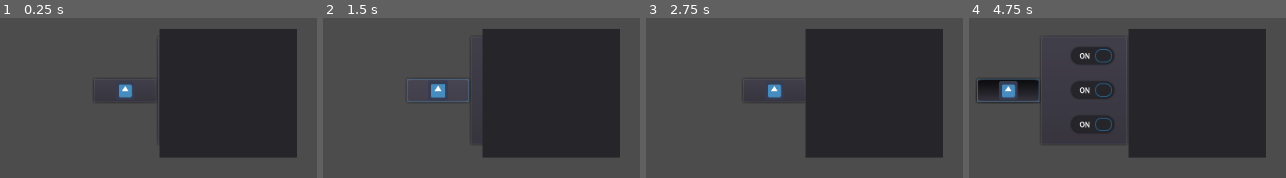
Above: before the commit, frames 1-4 (left to right).
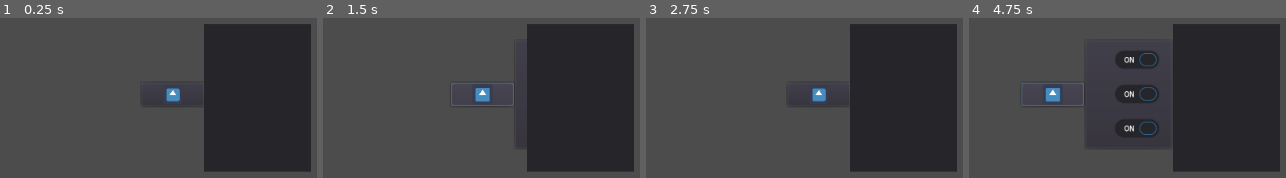
Above: after the commit, the same moments.

Repository: abderrahman504/Godot-custom-classes
Game: Godot game, scene res://Control Testing Ground.tscn
The game is run twice, just before and just after one commit, with the same random seed, the same clock (stepped at 60 frames per second) and the same inputs. The project has no main scene, so this scene is started directly. The engine's default icon, where the game draws it, is replaced by a stand-in: a white triangle on a blue panel in a dark square.
Inputs (mouse positions are in pixels of both pictures, inside the frame that each line leads up to; where the layout moved, square brackets give the same spot in the first picture):
- Up to frame 1 (0.25 s): no input
- Up to frame 2 (1.5 s): click (497, 94) [449, 90] at 0.5 s; click (405, 94) [361, 90] at 1.25 s
- Up to frame 3 (2.75 s): click (893, 59) [848, 56] at 2 s
- Up to frame 4 (4.75 s): click (1216, 94) [1171, 90] at 2.75 s; click (1216, 128) [1171, 125] at 3.5 s; click (1143, 94) [1095, 90] at 4.25 s

The runs differ from the first frame. In frame 1, 19% of the frame differs, in the area x 37-99%, y 3-97%; in frame 2, 19%; in frame 3, 18%; in frame 4, 21%, in the area x 2-99%, y 3-97%.

Commit message:
Allow drawer to open either to the outside of parent or the inside

Diff:
--- a/Control Testing Ground.tscn
+++ b/Control Testing Ground.tscn
@@ -6,26 +6,27 @@
 anchor_right = 1.0
 anchor_bottom = 1.0
 
-[node name="Panel" type="Panel" parent="."]
-margin_left = 377.0
-margin_top = 187.0
-margin_right = 553.0
-margin_bottom = 352.0
+[node name="Control2" type="Panel" parent="."]
+anchor_right = 1.0
+anchor_bottom = 1.0
+margin_left = 434.0
+margin_top = 181.0
+margin_right = -453.0
+margin_bottom = -230.0
 
-[node name="DrawerContainer" type="PanelContainer" parent="Panel"]
-show_behind_parent = true
-margin_left = -160.0
-margin_top = 8.0
-margin_right = -46.0
-margin_bottom = 150.0
+[node name="DrawerContainer" type="PanelContainer" parent="Control2"]
+margin_left = 12.0
+margin_top = 19.0
+margin_right = 126.0
+margin_bottom = 161.0
 script = ExtResource( 1 )
 __meta__ = {
 "_edit_group_": true
 }
-attachmentDirection = 2
+openToDirection = 3
 handleSize = Vector2( 80, 30 )
 
-[node name="VBoxContainer" type="VBoxContainer" parent="Panel/DrawerContainer"]
+[node name="VBoxContainer" type="VBoxContainer" parent="Control2/DrawerContainer"]
 margin_left = 7.0
 margin_top = 7.0
 margin_right = 107.0
@@ -34,16 +35,16 @@
 "_edit_group_": true
 }
 
-[node name="CheckButton" type="CheckButton" parent="Panel/DrawerContainer/VBoxContainer"]
+[node name="CheckButton" type="CheckButton" parent="Control2/DrawerContainer/VBoxContainer"]
 margin_right = 100.0
 margin_bottom = 40.0
 
-[node name="CheckButton2" type="CheckButton" parent="Panel/DrawerContainer/VBoxContainer"]
+[node name="CheckButton2" type="CheckButton" parent="Control2/DrawerContainer/VBoxContainer"]
 margin_top = 44.0
 margin_right = 100.0
 margin_bottom = 84.0
 
-[node name="CheckButton3" type="CheckButton" parent="Panel/DrawerContainer/VBoxContainer"]
+[node name="CheckButton3" type="CheckButton" parent="Control2/DrawerContainer/VBoxContainer"]
 margin_top = 88.0
 margin_right = 100.0
 margin_bottom = 128.0
--- a/UI/DrawerContainer.gd
+++ b/UI/DrawerContainer.gd
@@ -10,9 +10,10 @@
 #For simplicity, postpone drag mode and hide child control on drawer close
 
 
-enum AttachDirection {NORTH, SOUTH, EAST, WEST}
+enum Direction {NORTH, SOUTH, EAST, WEST}
 var handle: BaseButton
-export (AttachDirection) var attachmentDirection: int
+export (Direction) var openToDirection: int
+export (bool) var attachFromInside: bool
 export (Vector2) var handleSize: Vector2 = Vector2(70, 30)
 export (bool) var isOpen: bool
 var moving: bool = false
@@ -21,14 +22,15 @@
 func _init():
 	handle = Button.new()
 	handle.icon = load("res://icon.png")
-	handle.toggle_mode = true
+	handle.toggle_mode = false
 	handle.icon_align = Button.ALIGN_CENTER
 	handle.expand_icon = true
 	add_child(handle)
 	handle.connect("button_up", self, "on_handle_pressed")
 
 func _ready():
-	adjust_position()
+	call_deferred("adjust_position", false)
+	show_behind_parent = not attachFromInside
 
 
 
@@ -40,56 +42,84 @@
 #		fit_child_in_rect(c, Rect2(Vector2.ZERO, rect_size))
 
 	var handlePosition: Vector2 = Vector2(0.5*rect_size.x, 0.5*rect_size.y)
-	match attachmentDirection:
-		AttachDirection.SOUTH:
+	match openToDirection:
+		Direction.NORTH:
 			handlePosition.y -= handleSize.y + 0.5*rect_size.y
 			handlePosition.x -= 0.5*handleSize.x
-		AttachDirection.NORTH:
+		Direction.SOUTH:
 			handlePosition.y += 0.5*rect_size.y
 			handlePosition.x -= 0.5*handleSize.x
-		AttachDirection.WEST:
+		Direction.EAST:
 			handlePosition.x += 0.5*rect_size.x
 			handlePosition.y -= 0.5*handleSize.y
-		_:#EAST
+		_:#WEST
 			handlePosition.x -= 0.5*rect_size.x + handleSize.x
 			handlePosition.y -= 0.5*handleSize.y
 	fit_child_in_rect(handle, Rect2(handlePosition, handleSize))
 
 
-func adjust_position() -> void:
+func adjust_position(smoothTrans: bool) -> void:
 	if moving: return
 	var parent: Control = get_parent()
 	var targetPosition: Vector2
+	var parentBottomY := parent.rect_size.y
+	var parentTopY := 0
+	var parentLeftX := 0
+	var parentRightX := parent.rect_size.x
 
-	match attachmentDirection:
-		AttachDirection.NORTH:
-			var parentBottomY: float = parent.rect_size.y #Bottom left
-			if isOpen:
-				targetPosition = Vector2(rect_position.x, parentBottomY)
+
+	match openToDirection:
+		Direction.SOUTH:
+			if attachFromInside:
+				if isOpen:
+					targetPosition = Vector2(rect_position.x, parentTopY)
+				else:
+					targetPosition = Vector2(rect_position.x, parentTopY - rect_size.y)
 			else:
-				targetPosition = Vector2(rect_position.x, parentBottomY - rect_size.y)
+				if isOpen:
+					targetPosition = Vector2(rect_position.x, parentBottomY)
+				else:
+					targetPosition = Vector2(rect_position.x, parentBottomY - rect_size.y)
 
-		AttachDirection.SOUTH:
-			var parentTopY := 0
-			if isOpen:
-				targetPosition = Vector2(rect_position.x, parentTopY - rect_size.y)
+		Direction.NORTH:
+			if attachFromInside:
+				if isOpen:
+					targetPosition = Vector2(rect_position.x, parentBottomY - rect_size.y)
+				else:
+					targetPosition = Vector2(rect_position.x, parentBottomY)
 			else:
-				targetPosition = Vector2(rect_position.x, parentTopY)
+				if isOpen:
+					targetPosition = Vector2(rect_position.x, parentTopY - rect_size.y)
+				else:
+					targetPosition = Vector2(rect_position.x, parentTopY)
 
-		AttachDirection.EAST:
-			var parentLeftX := 0
-			if isOpen:
-				targetPosition = Vector2(parentLeftX - rect_size.x, rect_position.y)
+		Direction.WEST:
+			if attachFromInside:
+				if isOpen:
+					targetPosition = Vector2(parentRightX - rect_size.x, rect_position.y)
+				else:
+					targetPosition = Vector2(parentRightX, rect_position.y)
 			else:
-				targetPosition = Vector2(parentLeftX, rect_position.y)
+				if isOpen:
+					targetPosition = Vector2(parentLeftX - rect_size.x, rect_position.y)
+				else:
+					targetPosition = Vector2(parentLeftX, rect_position.y)
 
-		_:#WEST
-			var parentRightX := parent.rect_size.x
-			if isOpen:
-				targetPosition = Vector2(parentRightX, rect_position.y)
+		_:#EAST
+			if attachFromInside:
+				if isOpen:
+					targetPosition = Vector2(parentLeftX, rect_position.y)
+				else:
+					targetPosition = Vector2(parentLeftX - rect_size.x, rect_position.y)
 			else:
-				targetPosition = Vector2(parentRightX - rect_size.x, rect_position.y)
+				if isOpen:
+					targetPosition = Vector2(parentRightX, rect_position.y)
+				else:
+					targetPosition = Vector2(parentRightX - rect_size.x, rect_position.y)
 
+	if not smoothTrans:
+		set_position(targetPosition)
+		return
 	var tween := create_tween()
 	tween.tween_method(self, "set_position", rect_position, targetPosition, 0.3).set_trans(Tween.TRANS_QUAD).set_ease(Tween.EASE_OUT)
 	moving = true
@@ -101,8 +131,8 @@
 
 func open() -> void:
 	isOpen = true
-	adjust_position()
+	adjust_position(true)
 
 func close() -> void:
 	isOpen = false
-	adjust_position()
+	adjust_position(true)
